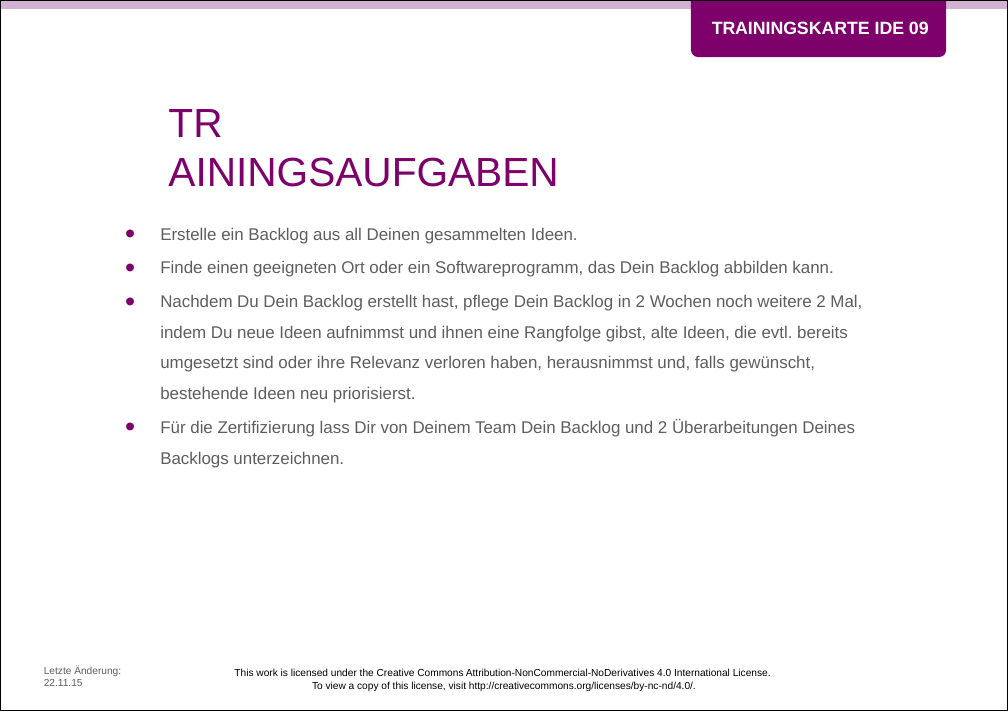
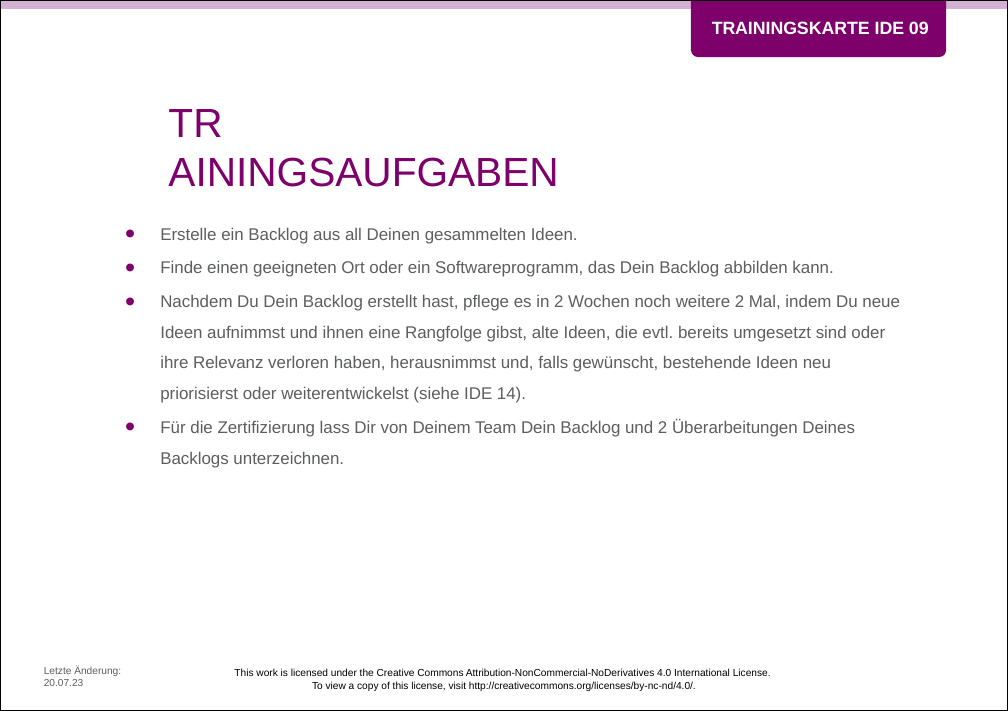
Before and after one commit to Teamtool/training-materials, a slide deck: slide 2 of training-cards/music moves/Ideas (IDE)/ger/apprentice/ger_IDE_09_Ideenrangfolge_MM_A.pptx. Drawn at 1008x711 pixels with LibreOffice and Linux fonts; fonts in the diff are those of the drawing; background and template pictures are left out. Boxes give left, top, right and bottom in pixels: in the first picture for what was removed or moved away, otherwise in the second. Text is boxed around its words. In the diff, an @@ line names an element or a change of style, - is before the commit and + after.

```diff
--- a/training-cards/music moves/Ideas (IDE)/ger/apprentice/ger_IDE_09_Ideenrangfolge_MM_A.pptx
+++ b/training-cards/music moves/Ideas (IDE)/ger/apprentice/ger_IDE_09_Ideenrangfolge_MM_A.pptx
@@ text at bbox=[160, 294, 900, 403]: text changed @@
-• Nachdem Du Dein Backlog erstellt hast, pflege Dein Backlog in 2 Wochen noch weitere 2 Mal, indem Du neue Ideen aufnimmst und ihnen eine Rangfolge gibst, alte Ideen, die evtl. bereits umgesetzt sind oder ihre Relevanz verloren haben, herausnimmst und, falls gewünscht, bestehende Ideen neu priorisierst.
+• Nachdem Du Dein Backlog erstellt hast, pflege es in 2 Wochen noch weitere 2 Mal, indem Du neue Ideen aufnimmst und ihnen eine Rangfolge gibst, alte Ideen, die evtl. bereits umgesetzt sind oder ihre Relevanz verloren haben, herausnimmst und, falls gewünscht, bestehende Ideen neu priorisierst oder weiterentwickelst (siehe IDE 14).
@@ text at bbox=[44, 666, 121, 686]: text changed @@
-Letzte Änderung: 22.11.15
+Letzte Änderung: 20.07.23
```
Also in this commit, not shown: 1 other slide changed, 1 other file.
